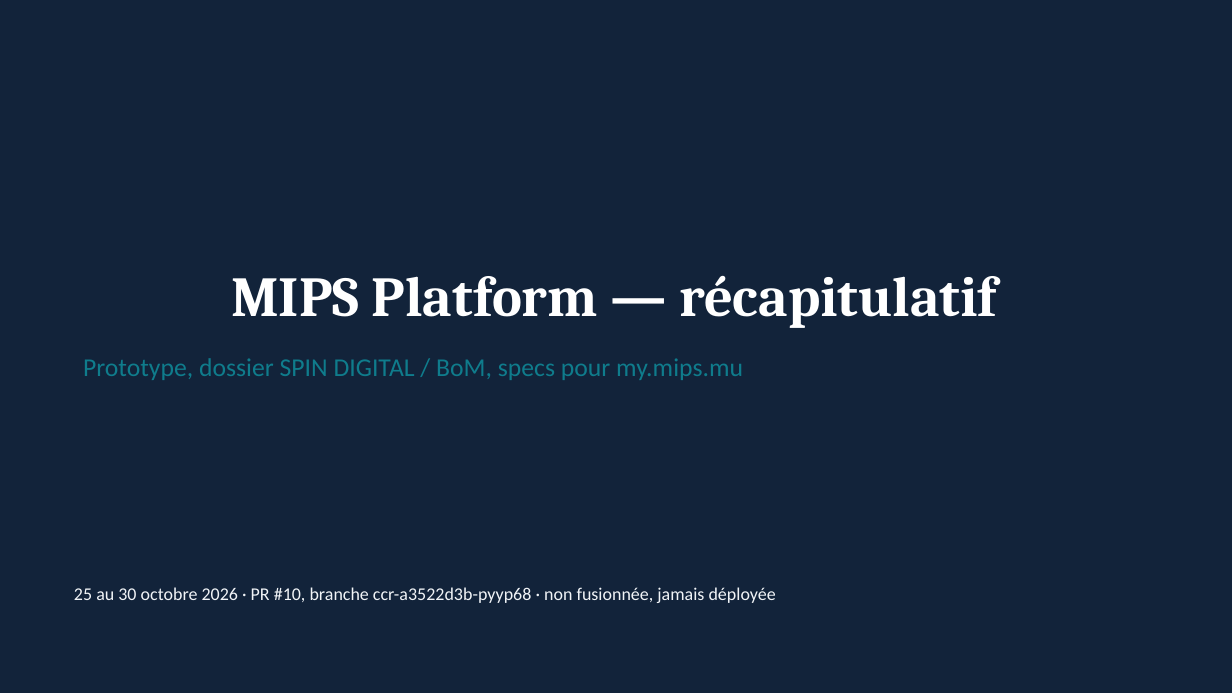
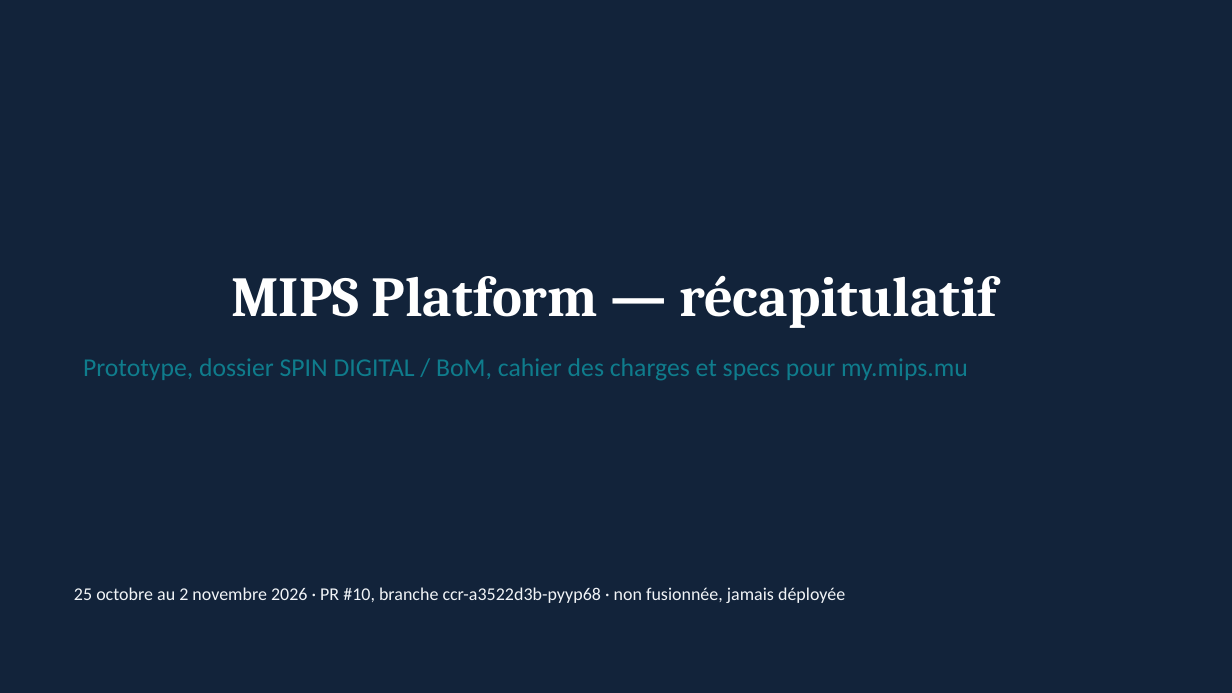
Before and after one commit to fmassonmips/mips-platform, a slide deck: slide 1 of outputs/recap/MIPS-recapitulatif.pptx. Drawn at 1232x693 pixels with LibreOffice and Linux fonts; fonts in the diff are those of the drawing. Boxes give left, top, right and bottom in pixels: in the first picture for what was removed or moved away, otherwise in the second. Text is boxed around its words. In the diff, an @@ line names an element or a change of style, - is before the commit and + after.

```diff
--- a/outputs/recap/MIPS-recapitulatif.pptx
+++ b/outputs/recap/MIPS-recapitulatif.pptx
@@ text at (83,358,968,380): text changed @@
-Prototype, dossier SPIN DIGITAL / BoM, specs pour my.mips.mu
+Prototype, dossier SPIN DIGITAL / BoM, cahier des charges et specs pour my.mips.mu
@@ text at (74,587,845,603): text changed @@
-25 au 30 octobre 2026 · PR #10, branche ccr-a3522d3b-pyyp68 · non fusionnée, jamais déployée
+25 octobre au 2 novembre 2026 · PR #10, branche ccr-a3522d3b-pyyp68 · non fusionnée, jamais déployée
```
Also in this commit, not shown: 4 other slides changed, 1 slide added, 1 other file.
